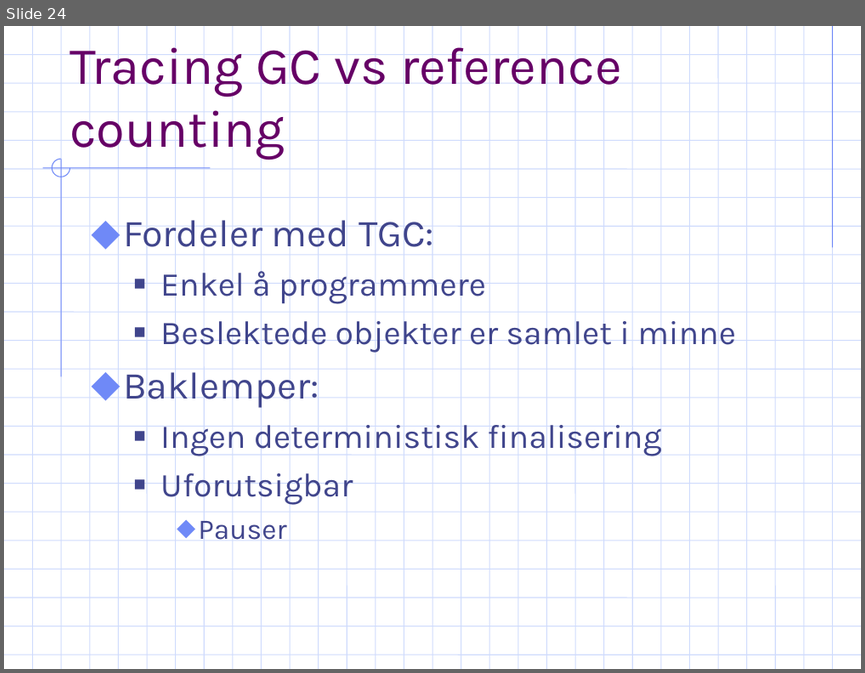
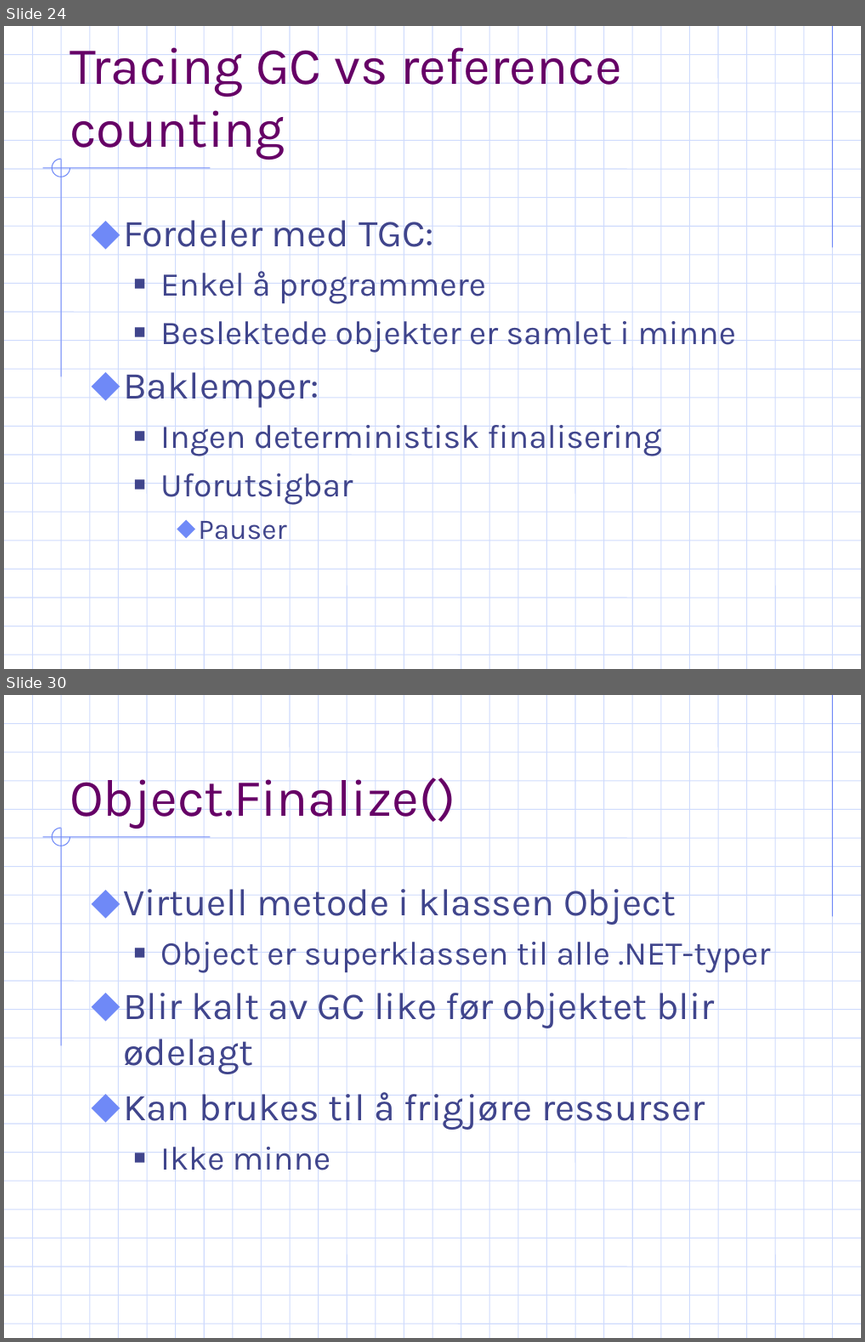
Before and after one commit to ArildF/masters, a slide deck: trunk/thesis/presentation.ppt. Shown one above the other, each under a label of ours: slide 24 before the commit, slides 24 and 30 after it; the slides between them are not shown. The pictures are 865x673 and 865x1342 pixels, drawn with LibreOffice and Linux fonts; fonts in the diff are those of the drawing; background and template pictures are left out. Boxes give left, top, right and bottom in pixels: in the first picture for what was removed or moved away, otherwise in the second. Text is boxed around its words. In the diff, an @@ line names an element or a change of style, - is before the commit and + after.

```diff
--- a/trunk/thesis/presentation.ppt
+++ b/trunk/thesis/presentation.ppt
@@ slide 30 added at <box>4,695,861,1338</box>, background #FFFFFF; not listed: 55 template elements that a slide beside it also shows @@
@@ title added at <box>69,769,456,828</box>, 44 pt, text #660066 @@
+Object.Finalize()
@@ text added at <box>123,881,770,1178</box>, 32 pt, text #40458C @@
+⬥ Virtuell metode i klassen Object
+  ■ Object er superklassen til alle .NET-typer
+⬥ Blir kalt av GC like før objektet blir ødelagt
+⬥ Kan brukes til å frigjøre ressurser
+  ■ Ikke minne
```
Also in this commit, not shown: 1 slide changed, 36 other slides added, 1 slide removed.
